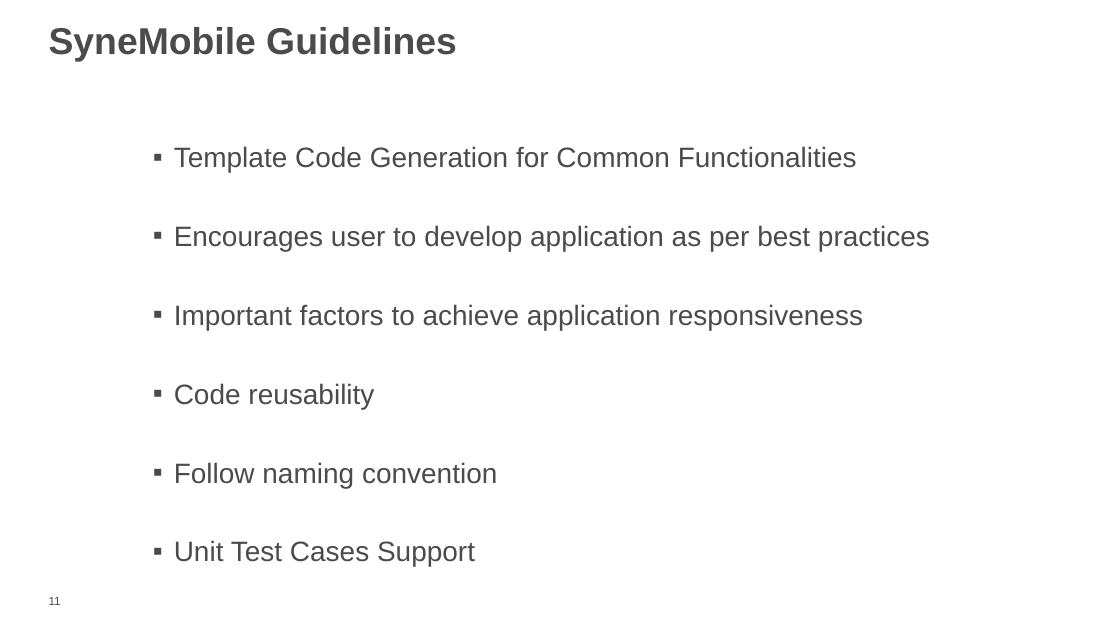
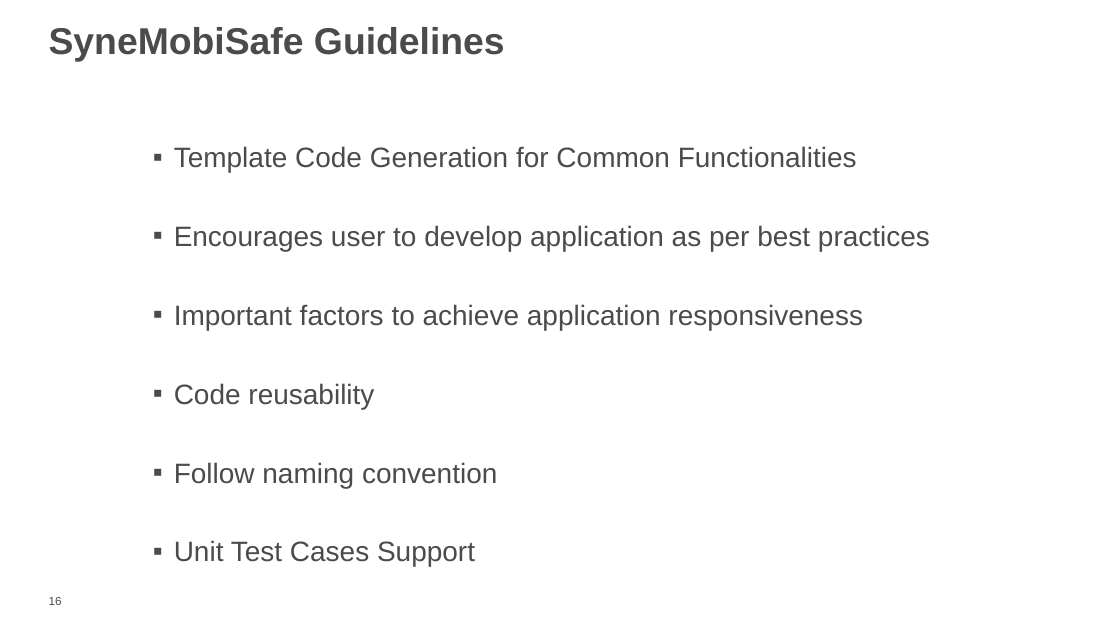
Before and after one commit to vishal1785/TestDemo, a slide deck: slide 16 of 1lb/from Asma/training/OnShore_Training_Vishal_Bhardwaj.pptx (slide 11 before the commit). Drawn at 1120x630 pixels with LibreOffice and Linux fonts; fonts in the diff are those of the drawing; background and template pictures are left out. Boxes give left, top, right and bottom in pixels: in the first picture for what was removed or moved away, otherwise in the second. Text is boxed around its words. In the diff, an @@ line names an element or a change of style, - is before the commit and + after.

```diff
--- a/1lb/from Asma/training/OnShore_Training_Vishal_Bhardwaj.pptx
+++ b/1lb/from Asma/training/OnShore_Training_Vishal_Bhardwaj.pptx
@@ text at bbox=[49, 27, 505, 62]: text changed @@
-SyneMobile Guidelines
+SyneMobiSafe Guidelines
@@ page number at bbox=[49, 597, 62, 605]: text changed @@
-11
+16
```
Also in this commit, not shown: 12 other slides changed, 1 slide added, 3 slides removed, 30 other files.
